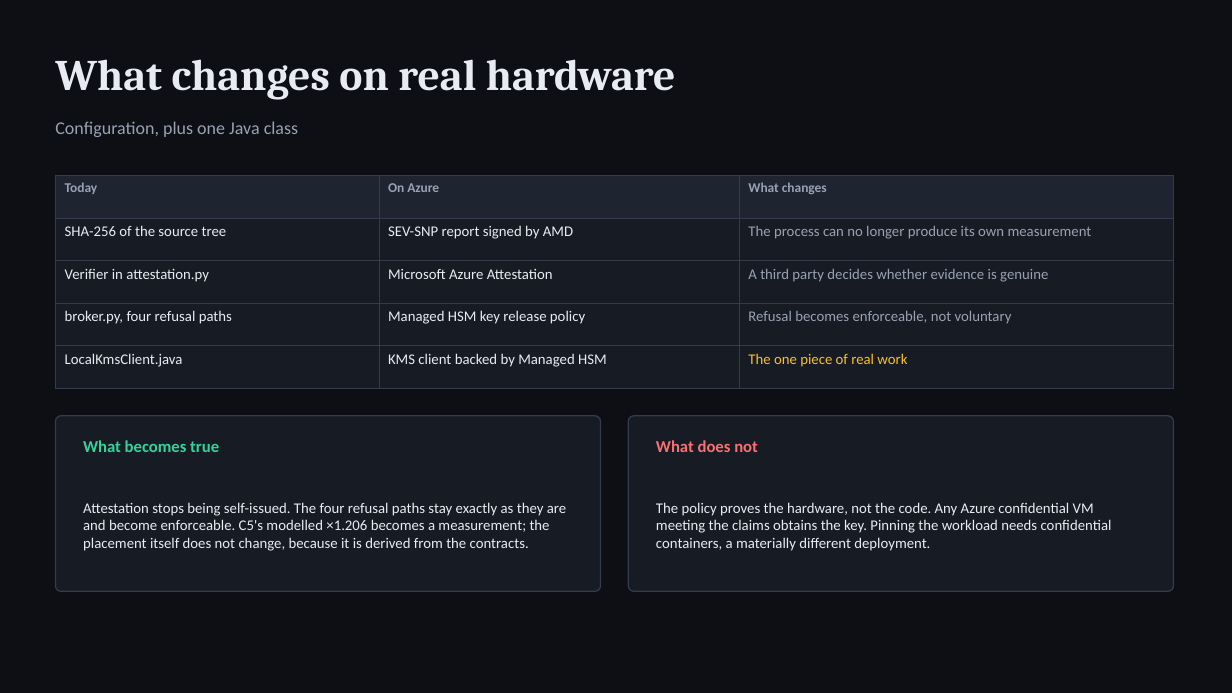
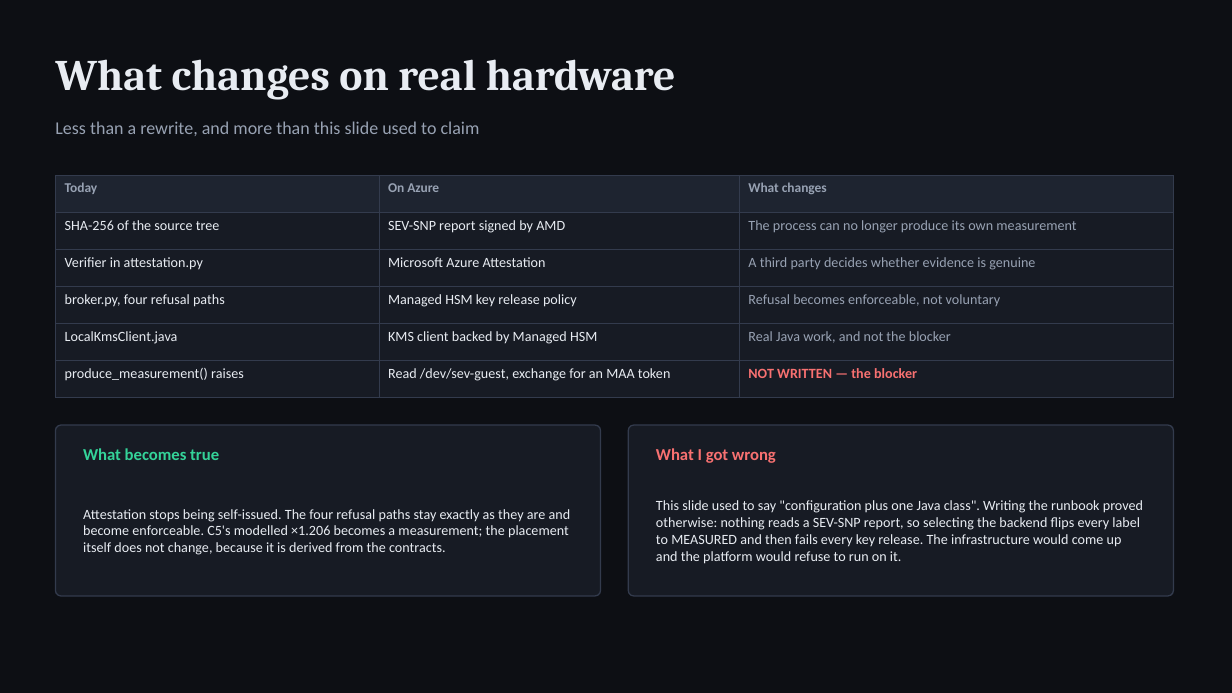
Before and after one commit to arpittomar246/confidentia, a slide deck: slide 15 of docs/report/confidentia-viva.pptx. Drawn at 1232x693 pixels with LibreOffice and Linux fonts; fonts in the diff are those of the drawing. Boxes give left, top, right and bottom in pixels: in the first picture for what was removed or moved away, otherwise in the second. Text is boxed around its words. In the diff, an @@ line names an element or a change of style, - is before the commit and + after.

```diff
--- a/docs/report/confidentia-viva.pptx
+++ b/docs/report/confidentia-viva.pptx
@@ text at bbox=[55, 121, 480, 136]: text changed @@
-Configuration, plus one Java class
+Less than a rewrite, and more than this slide used to claim
@@ table at bbox=[55, 176, 1174, 385] @@
-row 5: LocalKmsClient.java | KMS client backed by Managed HSM | The one piece of real work
+row 5: LocalKmsClient.java | KMS client backed by Managed HSM | Real Java work, and not the blocker
+row 6: produce_measurement() raises | Read /dev/sev-guest, exchange for an MAA token | NOT WRITTEN — the blocker
@@ rounded rectangle: place and size @@
-rounded rectangle at bbox=[55, 416, 601, 592]
+rounded rectangle at bbox=[55, 425, 601, 596]
@@ text "What becomes true": place and size @@
-text "What becomes true" at bbox=[83, 440, 219, 452]
+text "What becomes true" at bbox=[83, 448, 219, 460]
@@ rounded rectangle: place and size @@
-rounded rectangle at bbox=[628, 416, 1174, 592]
+rounded rectangle at bbox=[628, 425, 1174, 596]
@@ text at bbox=[656, 448, 776, 463]: text changed @@
-What does not
+What I got wrong
@@ text "Attestation stops being self-issued. The ..." at bbox=[83, 509, 571, 555]: size 11.5 to 11 pt @@
@@ text at bbox=[656, 500, 1143, 564]: text changed; size 11.5 to 11 pt @@
-The policy proves the hardware, not the code. Any Azure confidential VM meeting the claims obtains the key. Pinning the workload needs confidential containers, a materially different deployment.
+This slide used to say "configuration plus one Java class". Writing the runbook proved otherwise: nothing reads a SEV-SNP report, so selecting the backend flips every label to MEASURED and then fails every key release. The infrastructure would come up and the platform would refuse to run on it.
```
Also in this commit, not shown: 1 other slide changed, 15 other files.
